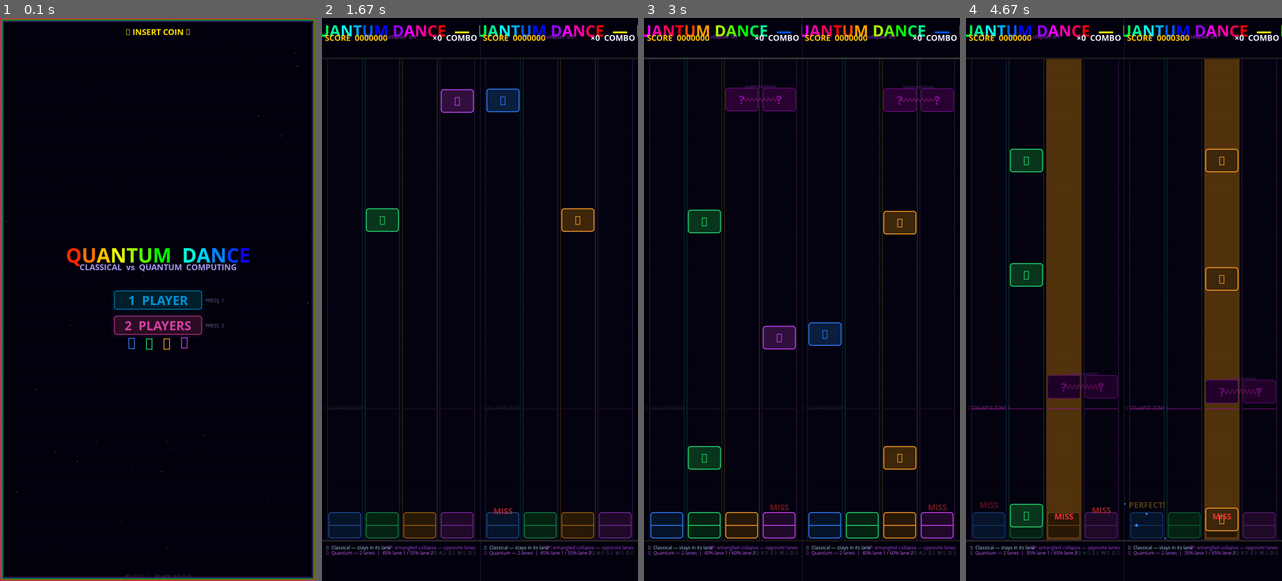
Above: before the commit, frames 1-4 (left to right).
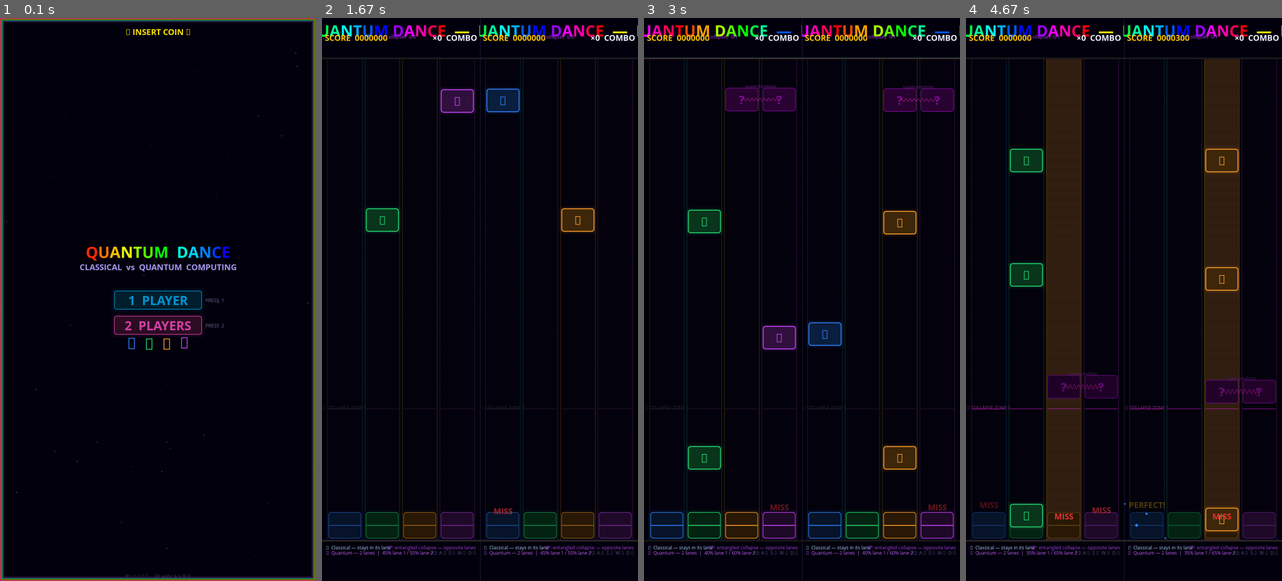
Above: after the commit, the same moments.

Repository: parzival1401/mobile_quantum-
Game: pygame game, started from dance_dance/quantum_dance.py
Same seed, same stepped clock (60 frames per second), same inputs: the game is played once before the commit and once after it.
Inputs (mouse positions are in pixels of both pictures, inside the frame that each line leads up to):
- Up to frame 1 (0.1 s): no input
- Up to frame 2 (1.67 s): press the mouse at (480, 327) at 0.37 s; move the mouse to (429, 378) at 0.47 s; release the mouse at (382, 428) at 0.6 s; tap Enter at 0.67 s; tap  at 1 s; tap A at 1.33 s
- Up to frame 3 (3 s): tap A at 1.67 s; hold Up 2-2.47 s; hold W 2-2.47 s; move the mouse to (786, 445) at 2.03 s; hold Right 2.5-2.97 s; hold D 2.5-2.97 s; move the mouse to (802, 367) at 2.53 s; tap  at 2.65 s
- Up to frame 4 (4.67 s): hold Left 3-3.53 s; hold A 3-3.53 s; move the mouse to (1244, 513) at 3.03 s; hold Down 3.57-4.03 s; hold S 3.57-4.03 s; move the mouse to (1079, 181) at 3.6 s; hold Left 4.07-4.53 s; hold A 4.07-4.53 s; move the mouse to (1187, 254) at 4.1 s; tap  at 4.22 s; hold Up from 4.57 s (still down); hold W from 4.57 s (still down); move the mouse to (1234, 445) at 4.6 s

The runs differ from the first frame. In frame 1, 1.0% of the frame differs, in the area x 21-79%, y 40-45%; in frame 2, 0.8%; in frame 3, 0.9%; in frame 4, 10%, in the area x 2-99%, y 7-93%.

Commit message:
Revert "Performance: pre-bake scanlines, remove per-frame alpha surface allocations"
This reverts commit 6083ea70eb83e58a354f4319f0205ce04f407a1b.

Diff:
--- a/dance_dance/quantum_dance.py
+++ b/dance_dance/quantum_dance.py
@@ -99,16 +99,6 @@
 pygame.display.set_caption("Quantum Dance  |  Quantum Exhibition")
 clk    = pygame.time.Clock()
 
-# Pre-baked scanline overlays (created once, reused every frame)
-def _make_scanlines(w, h, alpha=28, step=4):
-    s = pygame.Surface((w, h), pygame.SRCALPHA)
-    for y in range(0, h, step):
-        pygame.draw.line(s, (0, 0, 0, alpha), (0, y), (w, y))
-    return s
-
-_SCAN_FULL   = _make_scanlines(SW, SH)           # menu / song select / results
-_SCAN_LANES  = None   # built after layout constants are defined
-
 # ─────────────────────────────────────────────────────────────────────────────
 # Game state enum
 # ─────────────────────────────────────────────────────────────────────────────
@@ -174,7 +164,6 @@
     return pygame.font.Font(None, sz)
 
 F_TITLE  = _f(56)
-F_BIG    = _f(72)
 F_MENU   = _f(46)
 F_MENUSM = _f(30)
 F_MED    = _f(30)
@@ -240,9 +229,6 @@
 
 HIT_PERFECT = 34
 HIT_GOOD    = 70
-
-# Build lane scanline overlay now that LANE_TOP/LANE_BOT are defined
-_SCAN_LANES = _make_scanlines(SW, LANE_BOT - LANE_TOP)
 
 KEYS_P1 = [pygame.K_LEFT, pygame.K_DOWN, pygame.K_UP, pygame.K_RIGHT]
 KEYS_P2 = [pygame.K_a,    pygame.K_s,    pygame.K_w,  pygame.K_d]
@@ -792,11 +778,18 @@
         pygame.draw.line(surf, (r//3, g//3, b//3), (x + ctx.lane_w - 1, LANE_TOP),
                          (x + ctx.lane_w - 1, LANE_BOT), 2)
         if key_flash[i] > 0:
-            pygame.draw.rect(surf, (r//3, g//3, b//3),
-                             (x, LANE_TOP, ctx.lane_w, LANE_BOT - LANE_TOP))
-
-    # CRT scanlines — pre-baked, just blit
-    surf.blit(_SCAN_LANES, (0, LANE_TOP))
+            s = pygame.Surface((ctx.lane_w, LANE_BOT - LANE_TOP), pygame.SRCALPHA)
+            s.fill((r, g, b, int(110 * key_flash[i] / 14)))
+            surf.blit(s, (x, LANE_TOP))
+
+    # CRT scanlines over lanes only
+    for y in range(LANE_TOP, LANE_BOT, 4):
+        pygame.draw.line(surf, (0, 0, 0, 28) if True else 0,
+                         (0, y), (ctx.sw, y))
+    scan = pygame.Surface((ctx.sw, LANE_BOT - LANE_TOP), pygame.SRCALPHA)
+    for y in range(0, LANE_BOT - LANE_TOP, 4):
+        pygame.draw.line(scan, (0, 0, 0, 30), (0, y), (ctx.sw, y))
+    surf.blit(scan, (0, LANE_TOP))
 
     # Collapse zone — pulsing neon line
     cy  = get_collapse_y()
@@ -818,8 +811,15 @@
         pr, pg, pb = int(r*pulse), int(g*pulse), int(b*pulse)
         hz = pygame.Rect(x + 4, TARGET_Y - HIT_ZONE_H // 2,
                          ctx.lane_w - 8, HIT_ZONE_H)
+        # Glow behind receptor
+        for gw in (12, 6):
+            gs = pygame.Surface((hz.width + gw*2, hz.height + gw*2), pygame.SRCALPHA)
+            alpha = int(30 * (1 - gw/14) * pulse)
+            pygame.draw.rect(gs, (pr, pg, pb, alpha),
+                             (0, 0, hz.width + gw*2, hz.height + gw*2), border_radius=12)
+            surf.blit(gs, (hz.x - gw, hz.y - gw))
         pygame.draw.rect(surf, (r//6, g//6, b//6), hz, border_radius=10)
-        pygame.draw.rect(surf, (pr, pg, pb), hz, 3, border_radius=10)
+        pygame.draw.rect(surf, (pr, pg, pb),       hz, 2, border_radius=10)
         pygame.draw.line(surf, (pr, pg, pb),
                          (x + 6, TARGET_Y), (x + ctx.lane_w - 6, TARGET_Y), 3)
         lbl = F_ARROW.render(ARROWS[i], True, (pr, pg, pb))
@@ -833,6 +833,13 @@
     nw      = ctx.note_w
     ny      = int(note.y)
     rect    = pygame.Rect(scx - nw // 2, ny, nw, NOTE_H)
+    # Neon glow
+    for gw in (10, 5):
+        gs = pygame.Surface((nw + gw*2, NOTE_H + gw*2), pygame.SRCALPHA)
+        alpha = int(35 * (1 - gw/12))
+        pygame.draw.rect(gs, (r, g, b, alpha),
+                         (0, 0, nw + gw*2, NOTE_H + gw*2), border_radius=11)
+        surf.blit(gs, (rect.x - gw, ny - gw))
     pygame.draw.rect(surf, (r//4, g//4, b//4), rect, border_radius=9)
     pygame.draw.rect(surf, (r, g, b),           rect, 3, border_radius=9)
     ar = F_ARROW.render(ARROWS[note.lane], True, (r, g, b))
@@ -985,8 +992,11 @@
         br = int(80 * twinkle)
         pygame.draw.circle(screen, (br, br, br + 20), (sx, sy), rng.randint(1, 2))
 
-    # CRT scanlines — pre-baked
-    screen.blit(_SCAN_FULL, (0, 0))
+    # ── Horizontal scan lines (retro CRT feel) ────────────────────────────────
+    scan = pygame.Surface((SW, SH), pygame.SRCALPHA)
+    for y in range(0, SH, 4):
+        pygame.draw.line(scan, (0, 0, 0, 35), (0, y), (SW, y))
+    screen.blit(scan, (0, 0))
 
     # ── Marquee border ────────────────────────────────────────────────────────
     cols = [(255,60,180),(255,160,0),(80,255,80),(0,200,255),(200,80,255)]
@@ -1004,6 +1014,7 @@
     title_str = "QUANTUM  DANCE"
     char_surfs = []
     total_w = 0
+    F_BIG = _f(56)
     for i, ch in enumerate(title_str):
         hue = (t * 2 + i * 18) % 360
         # HSV → RGB
@@ -1192,8 +1203,11 @@
                          True, (70, 55, 100))
     screen.blit(hint, (SW // 2 - hint.get_width() // 2, ry0 + len(SONGS) * row_h + 8))
 
-    # CRT scanlines — pre-baked
-    screen.blit(_SCAN_FULL, (0, 0))
+    # CRT scanlines
+    scan = pygame.Surface((SW, SH), pygame.SRCALPHA)
+    for y in range(0, SH, 4):
+        pygame.draw.line(scan, (0, 0, 0, 28), (0, y), (SW, y))
+    screen.blit(scan, (0, 0))
 
     pygame.display.flip()
     return rects
@@ -1464,11 +1478,10 @@
         bsurf.set_alpha(alpha)
         surf.blit(bsurf, (sw // 2 - bsurf.get_width() // 2, SH // 2 - 30))
 
-    # Screen flash on milestone — draw a filled rect with set_alpha instead
+    # Screen flash on milestone
     if ps.flash_timer > 0:
-        fsurf = pygame.Surface((sw, SH))
-        fsurf.fill((255, 255, 255))
-        fsurf.set_alpha(int(60 * ps.flash_timer / 8))
+        fsurf = pygame.Surface((sw, SH), pygame.SRCALPHA)
+        fsurf.fill((255, 255, 255, int(60 * ps.flash_timer / 8)))
         surf.blit(fsurf, (0, 0))
 
 
